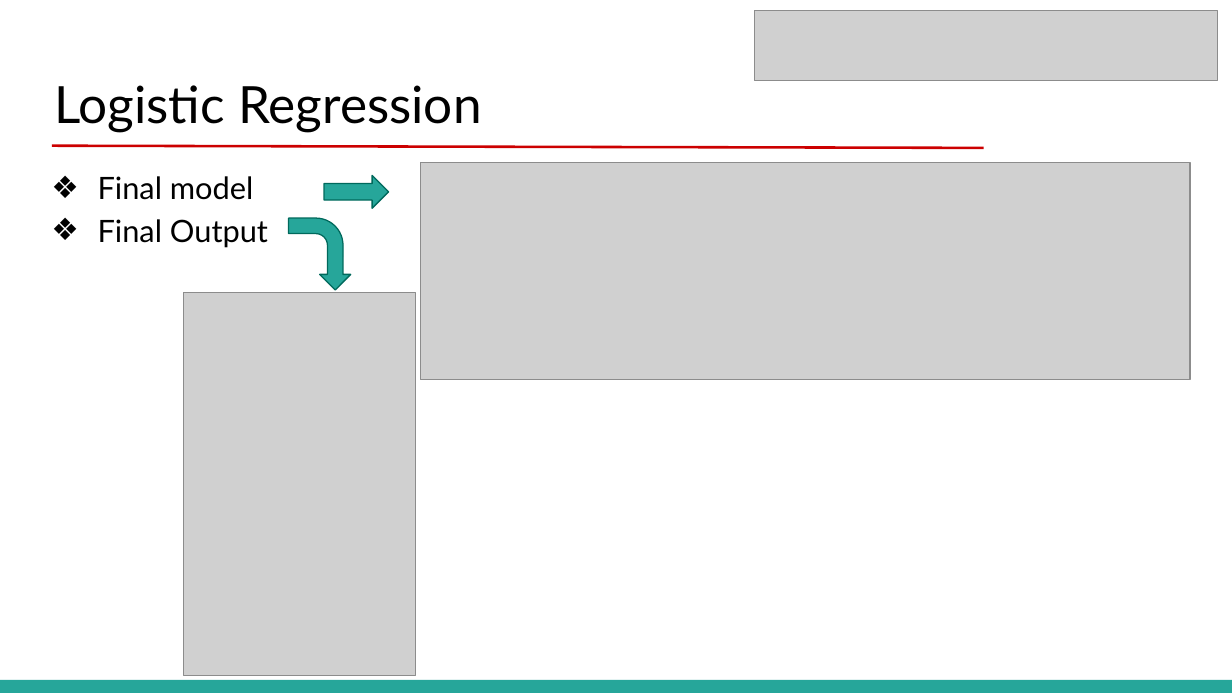
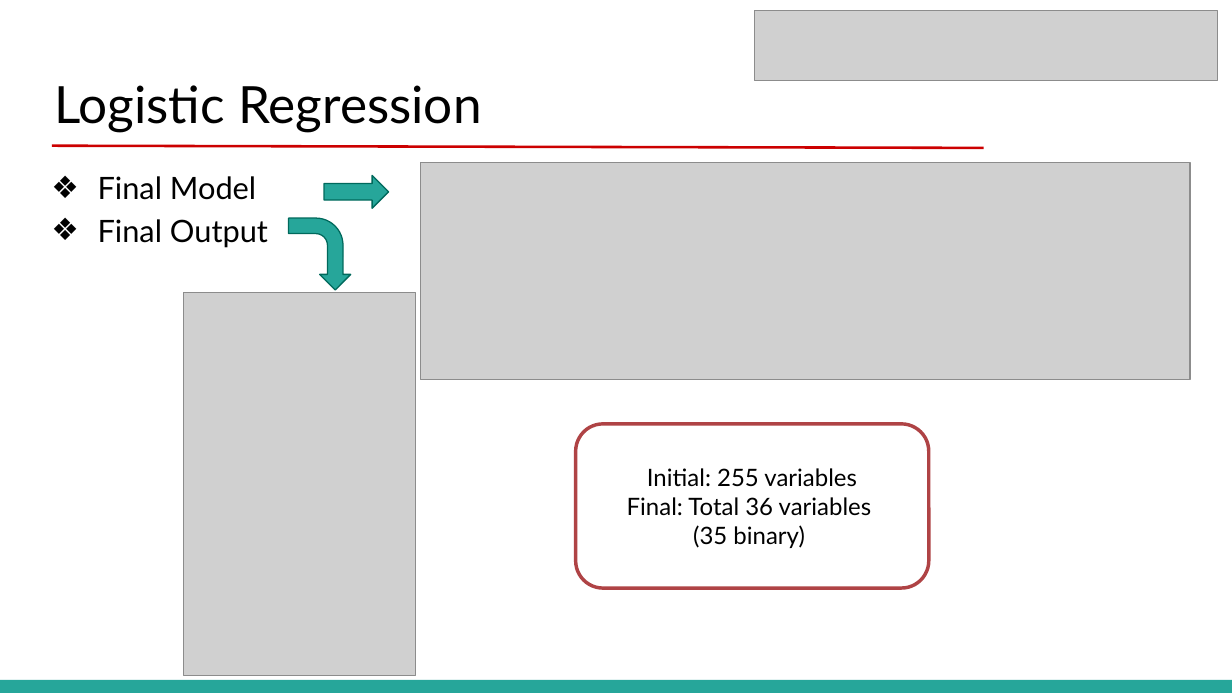
Before and after one commit to ludmila77/Team1-MIS536, a slide deck: slide 8 of reports/Final Presentation.pptx (slide 7 before the commit). Drawn at 1232x693 pixels with LibreOffice and Linux fonts; fonts in the diff are those of the drawing; grey boxes stand for pictures. Boxes give left, top, right and bottom in pixels: in the first picture for what was removed or moved away, otherwise in the second. Text is boxed around its words. In the diff, an @@ line names an element or a change of style, - is before the commit and + after.

```diff
--- a/reports/Final Presentation.pptx
+++ b/reports/Final Presentation.pptx
@@ text at (98,176,256,200): text changed @@
-❖ Final model
+❖ Final Model
@@ rounded rectangle added at (575,424,929,588), fill #FFFFFF, outline #AF4345 2 pt, 14 pt, text #000000 @@
+Initial: 255 variables
+Final: Total 36 variables
+(35 binary)
```
Also in this commit, not shown: 10 other slides changed, 1 slide added.
